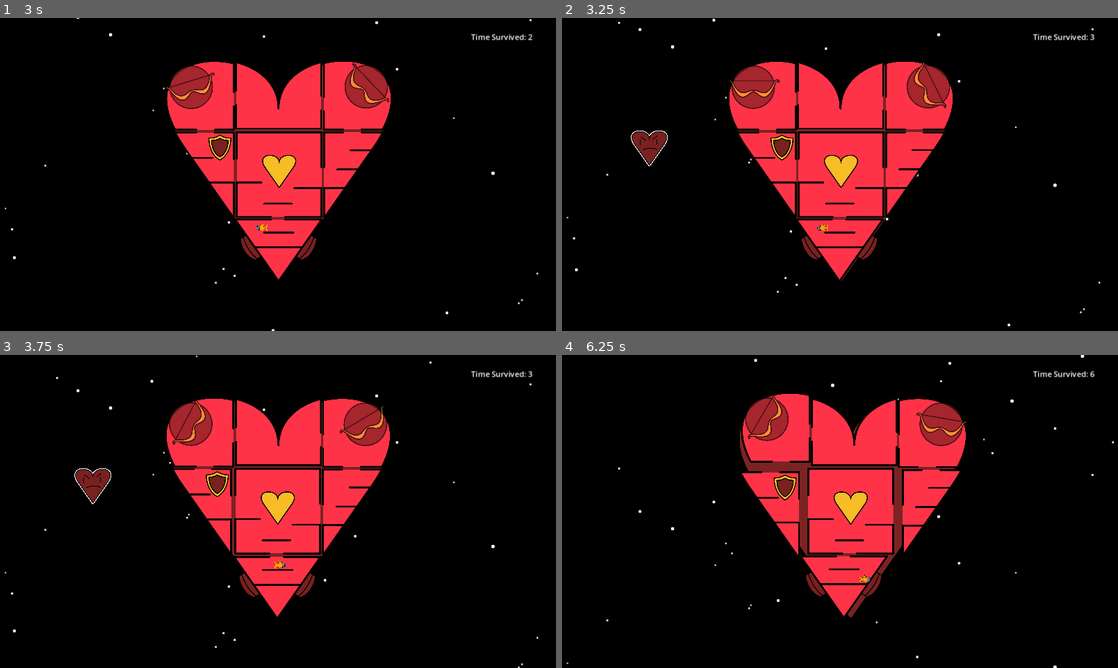
Above: before the commit, frames 1-4 (two rows, left to right).
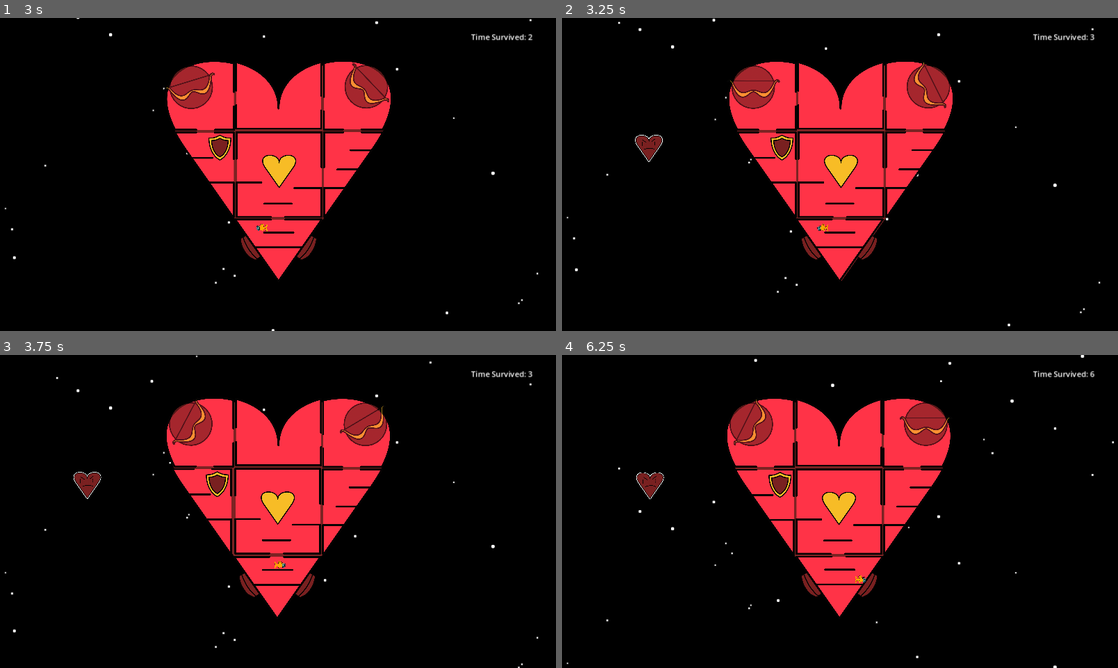
Above: after the commit, the same moments.

Repository: BreannaBre/GodotProject
Game: Godot game, scene res://scenes/main.tscn
Same seed, same stepped clock (60 frames per second), same inputs: the game is played once before the commit and once after it.
Inputs (mouse positions are in pixels of both pictures, inside the frame that each line leads up to):
- Up to frame 1 (3 s): move the mouse to (400, 158) at 0.52 s; hold Right (Player1Right) 0.53-1.25 s; tap / (Player1Interact) at 0.6, 2.1 s; click (400, 158) at 0.67 s; tap Up (Player1Jump) at 0.77 s; drag from (166, 190) to (278, 174) at 1.27 s; move the mouse to (333, 105) at 2.02 s; hold Left (Player1Left) 2.03-2.75 s; drag from (250, 237) to (189, 174) at 2.77 s
- Up to frame 2 (3.25 s): no input
- Up to frame 3 (3.75 s): move the mouse to (444, 558) at 3.52 s; hold Right (Player1Right) from 3.53 s (still down); tap / (Player1Interact) at 3.6 s
- Up to frame 4 (6.25 s): tap Up (Player1Jump) at 3.77 s; release Right (Player1Right) at 4.25 s; drag from (673, 464) to (778, 483) at 4.27 s; move the mouse to (867, 511) at 5.02 s; hold Right (Player1Right) 5.03-5.75 s; tap / (Player1Interact) at 5.1 s; click (867, 511) at 5.17 s; drag from (756, 433) to (928, 511) at 5.77 s

Frame 1 is identical in both runs. In frame 2, 0.2% of the frame differs, in the area x 12-19%, y 36-48%; in frame 3, 0.3%; in frame 4, 8.4%, in the area x 13-73%, y 12-84%.

Commit message:
shields, tuned love bombs

Diff:
--- a/scenes/love_bomb.tscn
+++ b/scenes/love_bomb.tscn
@@ -4,7 +4,7 @@
 [ext_resource type="Texture2D" uid="uid://dsap63ndp6gvd" path="res://assets/enemies/enemy.svg" id="2_6ksbp"]
 
 [sub_resource type="CircleShape2D" id="CircleShape2D_tc5fp"]
-radius = 40.0
+radius = 30.0
 
 [node name="AngryFace" type="Node2D"]
 z_index = 3
@@ -18,7 +18,7 @@
 
 [node name="Sprite" type="Sprite2D" parent="Body"]
 unique_name_in_owner = true
-scale = Vector2(0.2, 0.2)
+scale = Vector2(0.15, 0.15)
 texture = ExtResource("2_6ksbp")
 
 [node name="Shape" type="CollisionShape2D" parent="Body"]
--- a/scenes/shield_left.tscn
+++ b/scenes/shield_left.tscn
@@ -7,6 +7,7 @@
 
 [node name="ShieldLeft" type="Node2D"]
 script = ExtResource("1_0mx10")
+force = -4.0
 
 [node name="Body" type="RigidBody2D" parent="."]
 unique_name_in_owner = true
--- a/src/love_bomb.gd
+++ b/src/love_bomb.gd
@@ -5,7 +5,7 @@
 const ACCEL := 50
 const SPEED := 10000
 const TURN := 60
-const EXPLODE_FORCE := 20000
+const EXPLODE_FORCE := 800000
 
 func _ready() -> void:
 	var body_unsafe := get_node("%Body")
@@ -45,8 +45,9 @@
 	for room_body in ship:
 		assert(room_body is RigidBody2D, "Don't touch the room_bodies group please!")
 		var safe_room := room_body as RigidBody2D
-		var dist := body.global_position.distance_to(safe_room.global_position)
+		var dist := body.global_position.distance_squared_to(safe_room.global_position)
 		var dir := body.global_position.direction_to(safe_room.global_position)
 		var force := EXPLODE_FORCE / maxf(1.0, dist)
+		force = minf(80, force)
 		safe_room.apply_impulse(force * dir)
 	queue_free()
--- a/src/shield.gd
+++ b/src/shield.gd
@@ -1,5 +1,8 @@
 class_name Shield
 extends Room
+
+@export var force: float = 4
+const DIST: float = 230
 
 func _ready() -> void:
 	var body_unsafe := get_node("%Body")
@@ -12,3 +15,13 @@
 
 func _physics_process(delta: float) -> void:
 	default_physics_process(delta)
+
+	var enemies := get_tree().get_nodes_in_group("enemies")
+	for unsafe_enemy in enemies:
+		assert(unsafe_enemy is Enemy, "Don't touch the enemies group please!")
+		var enemy := unsafe_enemy as Enemy
+		var dist := absf(enemy.body.global_position.x - body.global_position.x)
+		if dist > DIST:
+			continue
+		var force_vec := Vector2((DIST-dist)*force, 0)
+		enemy.body.apply_central_force(force_vec)
